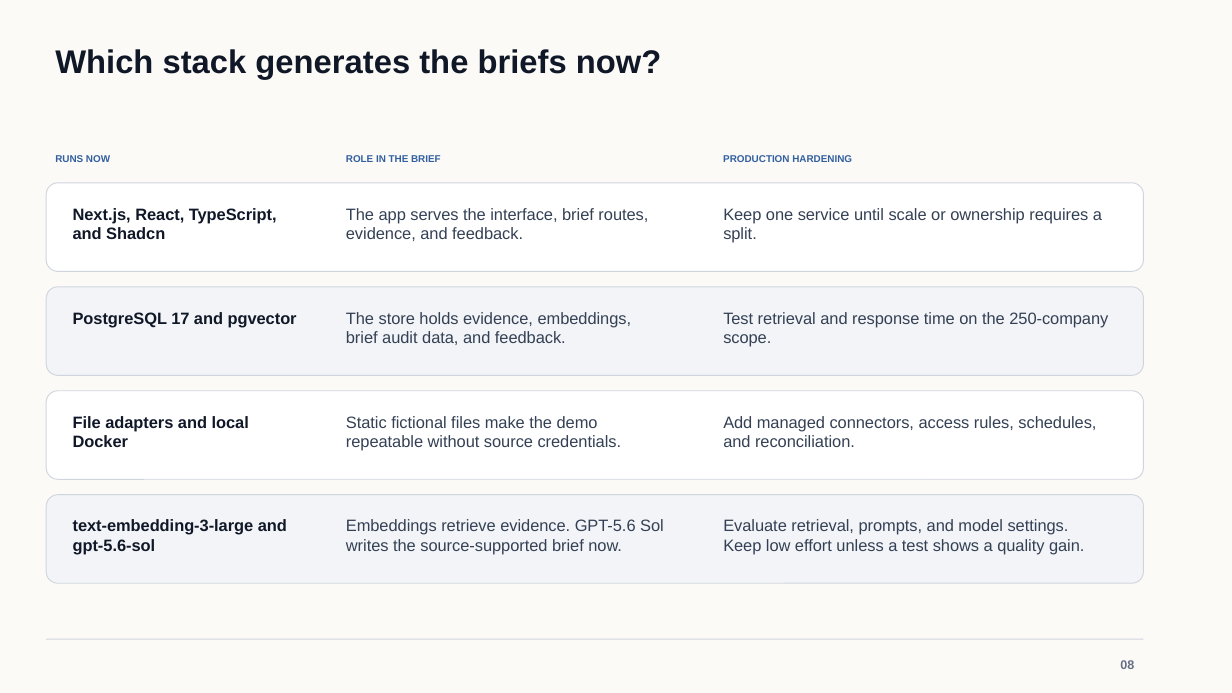
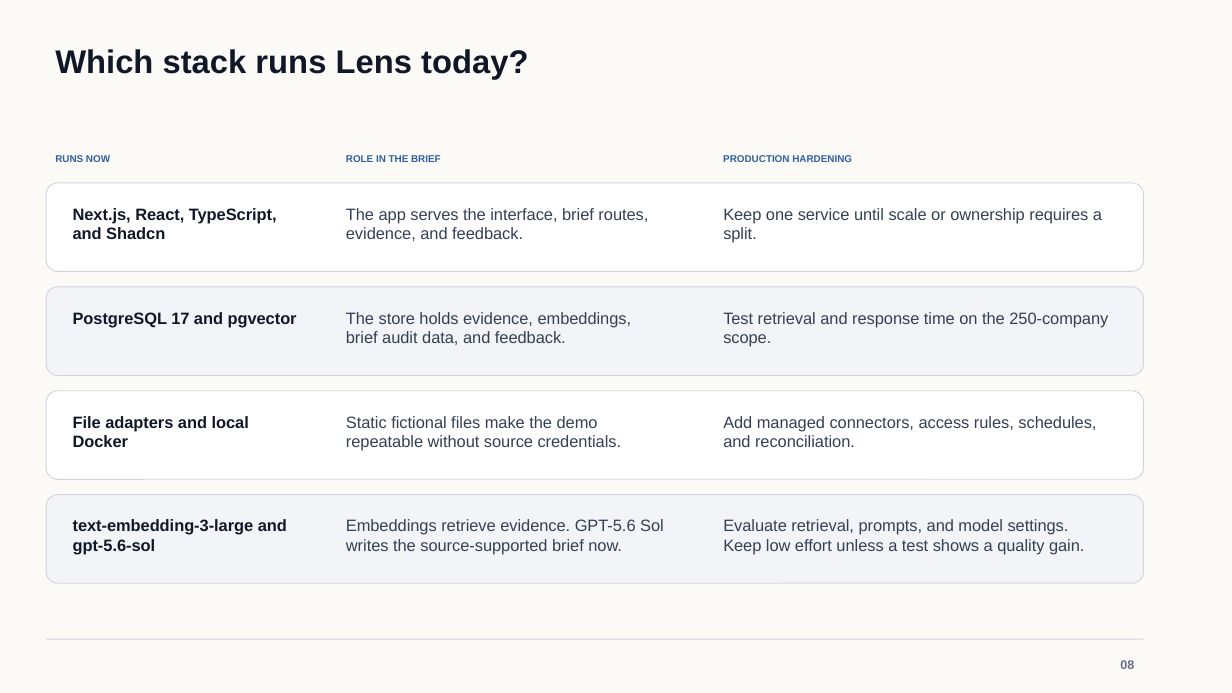
Before and after one commit to osuthorpe/LENS-POC, a slide deck: slide 8 of docs/AVIC-Portfolio-Intelligence-Brief.pptx. Drawn at 1232x693 pixels with LibreOffice and Linux fonts; fonts in the diff are those of the drawing. Boxes give left, top, right and bottom in pixels: in the first picture for what was removed or moved away, otherwise in the second. Text is boxed around its words. In the diff, an @@ line names an element or a change of style, - is before the commit and + after.

Commit message:
Name the product Lens in the deck

```diff
--- a/docs/AVIC-Portfolio-Intelligence-Brief.pptx
+++ b/docs/AVIC-Portfolio-Intelligence-Brief.pptx
@@ text at [55, 49, 528, 80]: text changed @@
-Which stack generates the briefs now?
+Which stack runs Lens today?
```
Also in this commit, not shown: 8 other slides changed.
